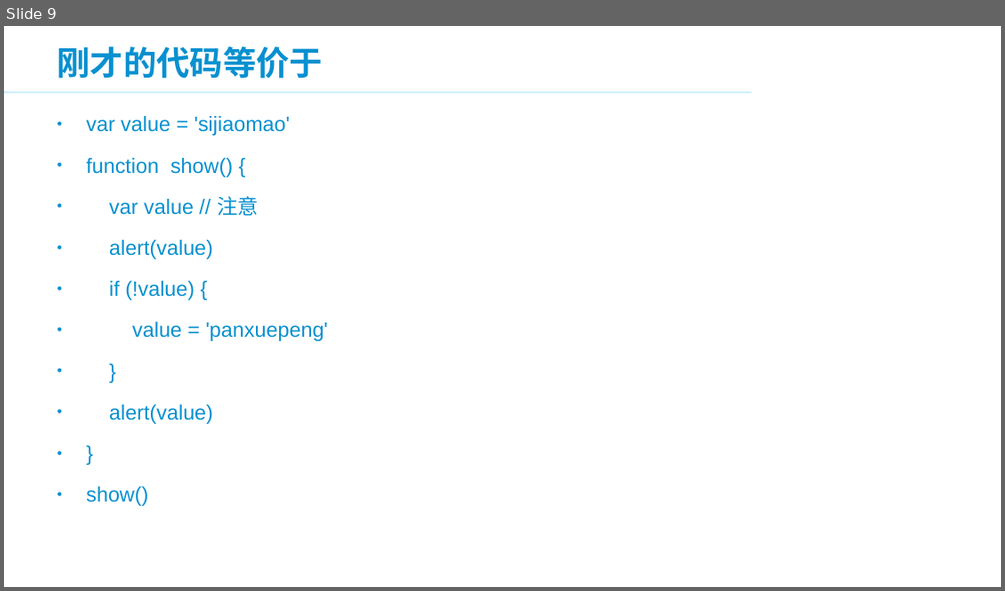
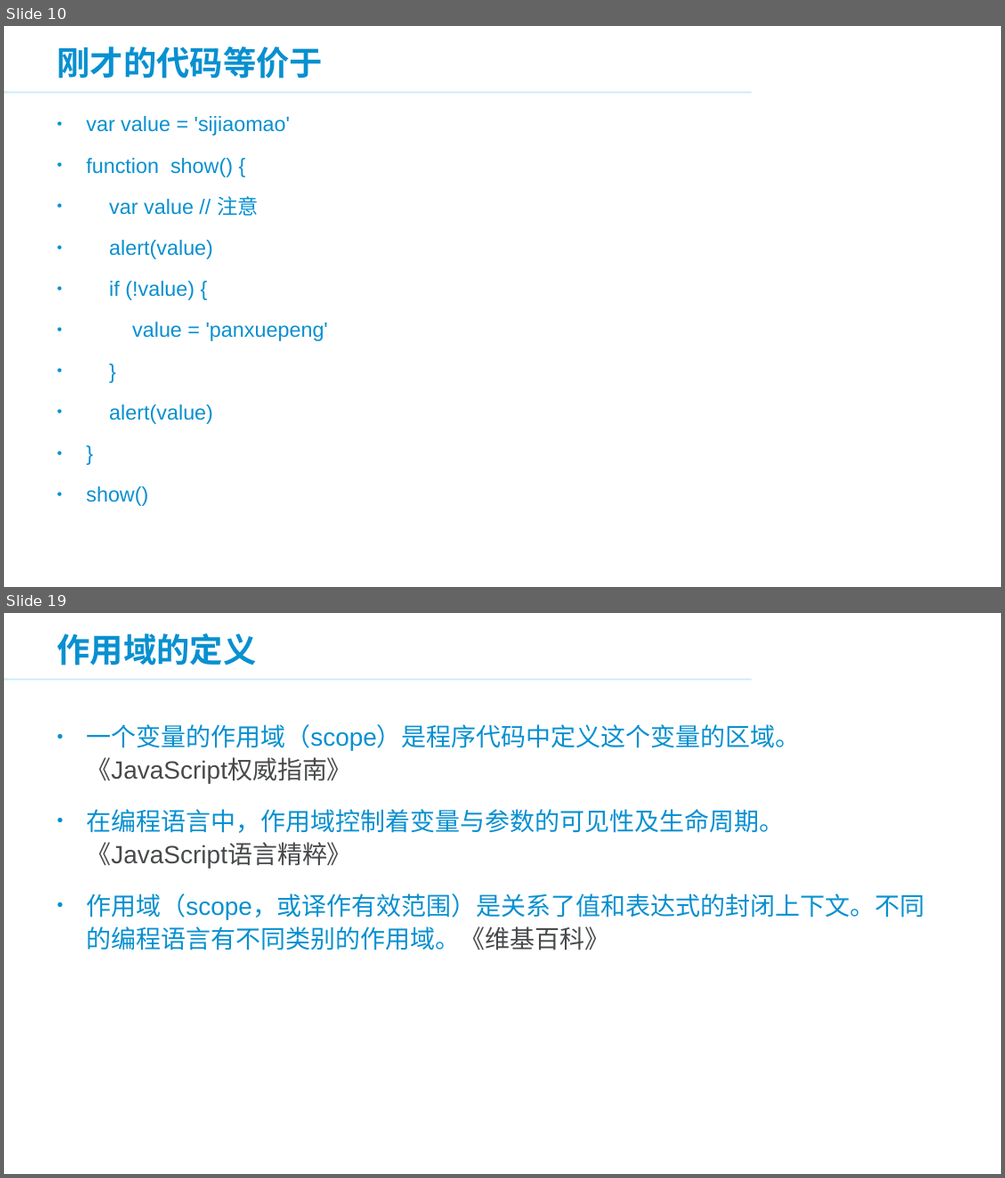
Before and after one commit to panxuepeng/javascript, a slide deck: ppt/JavaScript 高级部分.ppt. Shown one above the other, each under a label of ours: slide 9 before the commit, slides 10 and 19 after it; the slides between them are not shown. The pictures are 1005x591 and 1005x1178 pixels, drawn with LibreOffice and Linux fonts; fonts in the diff are those of the drawing; background and template pictures are left out. Boxes give left, top, right and bottom in pixels: in the first picture for what was removed or moved away, otherwise in the second. Text is boxed around its words. In the diff, an @@ line names an element or a change of style, - is before the commit and + after.

```diff
--- a/ppt/JavaScript 高级部分.ppt
+++ b/ppt/JavaScript 高级部分.ppt
@@ slide 19 added at bbox=[4, 613, 1001, 1174], background #FFFFFF; not listed: 2 template elements that a slide beside it also shows @@
@@ title added at bbox=[57, 633, 257, 666], 32 pt, text #0890D0, bold @@
+作用域的定义
@@ text added at bbox=[86, 724, 924, 950], 24 pt, text #0890D0 @@
+• 一个变量的作用域（scope）是程序代码中定义这个变量的区域。
+  《JavaScript权威指南》
+• 在编程语言中，作用域控制着变量与参数的可见性及生命周期。
+  《JavaScript语言精粹》
+• 作用域（scope，或译作有效范围）是关系了值和表达式的封闭上下文。不同的编程语言有不同类别的作用域。《维基百科》
@@ what was slide 9 is now slide 10 @@
```
Also in this commit, not shown: 1 slide changed, 34 other slides added, 3 other files.
